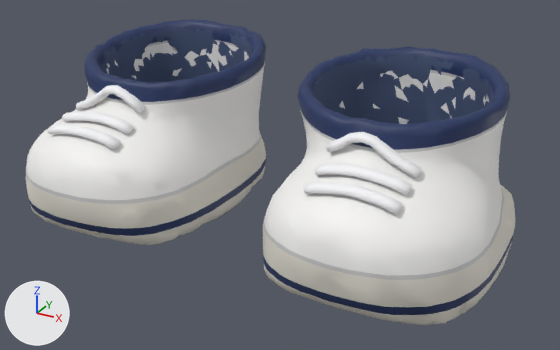
Renders of the glTF model assets-src/roupas/tenis/01_tenis.glb from each side of a commit.
One viewpoint serves both versions: a 50 mm lens placed at (0.383, -0.725, 0.401), pointed at (0.023, -0.07, 0.073). Lighting does not change. The marker at lower left points along +X, +Y and +Z. The older version comes first. Where no turn or scale is listed for an object, it has been applied to the vertices. Vertices at exactly the same position are counted once.

The first picture shows 'tenis_D', 'tenis_E'.
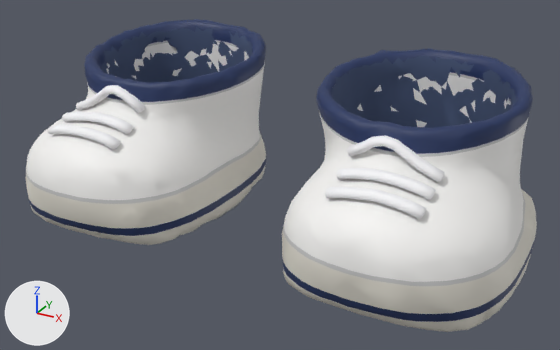
The newer file is also turned or shifted as a whole; pictures and numbers use the older file's frame.

What the commit changed:
me_tenis_e is used by ob_tenis_e; location (0.0, 0.0, 0.0211).
me_tenis_e had 2191 vertices, 4363 faces and spanned x 0.034..0.26, y -0.211..0.081, z -0.019..0.17.
me_tenis_e now has 2191 vertices, 4363 faces and spans x 0.054..0.281, y -0.211..0.081, z -0.019..0.17.
me_tenis_e part 1: the whole mesh is moved by (0.021, 0.0, 0.0).

Location of each change, (x1, y1, x2, y2) in pixels of the pictures (560 x 350 px):
'tenis_E', moved
    before: (263, 46, 515, 325)
    after: (282, 48, 537, 332)
